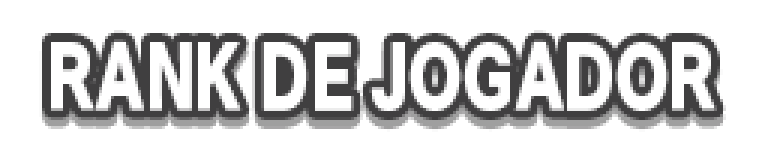
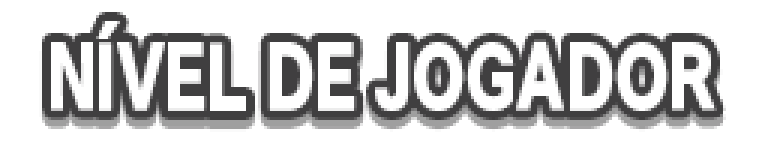
Layer changes from the first (762, 156) image to the second:
added layer "NÍVEL DE JOGADOR" above "RANK DE JOGADOR" over 51, 21, 717, 111
hid "RANK DE JOGADOR" (1st of 3) over 51, 39, 717, 111
